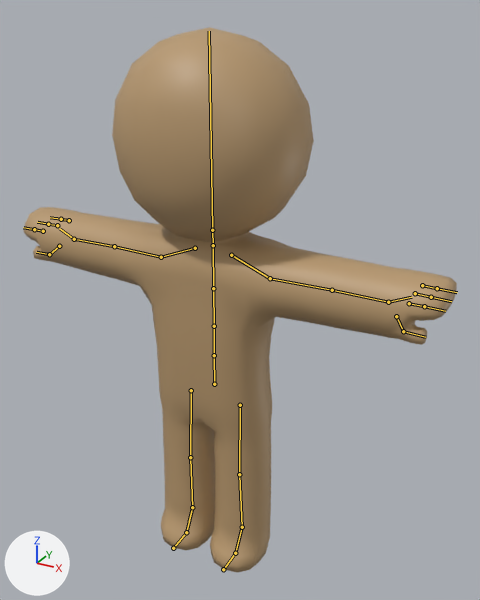
A saved change to the Blender file character/Character-Personalities.blend.
Rendered twice from a camera (50 mm lens) standing at (1.143, -1.878, 2.054) and looking at (0.077, 0.06, 1.086). The lights are fixed; the arrows at lower left show +X, +Y and +Z. The bones that bend it are drawn over the model as lines.

In view in the first picture: 'Character'.
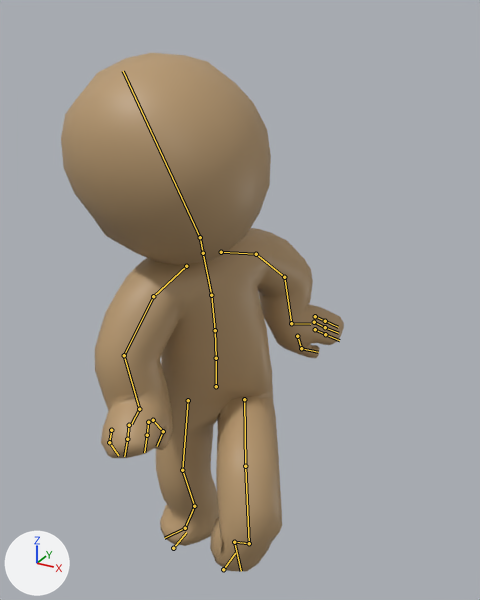
The newer file adds an action. The first version stands in its rest pose; the second is drawn at frame 1 of the action 'Personality_Sifu'.

Boxes (x1, y1, x2, y2) around the edits, measured in the pictures (480 x 600 px):
'Character', posed (35% narrower)
    before: (24, 27, 457, 573)
    after: (61, 53, 344, 572)
bone 'Spine_1', root to tip
    before: (214, 384) to (214, 355)
    after: (216, 386) to (216, 358)
bone 'Spine_2', root to tip
    before: (214, 355) to (214, 326)
    after: (216, 358) to (215, 330)
bone 'Spine_3', root to tip
    before: (214, 326) to (213, 288)
    after: (215, 330) to (211, 295)
bone 'Spine_4', root to tip
    before: (213, 288) to (213, 245)
    after: (211, 295) to (203, 253)
bone 'Hand_1_R', root to tip
    before: (74, 239) to (59, 228)
    after: (139, 409) to (131, 424)
bone 'Thumb_2_R', root to tip
    before: (49, 254) to (36, 252)
    after: (163, 431) to (157, 446)
bone 'Finger_1_2_R', root to tip
    before: (61, 219) to (50, 217)
    after: (109, 442) to (118, 455)
bone 'Hand_1_L', root to tip
    before: (388, 302) to (411, 297)
    after: (291, 323) to (310, 324)
bone 'Thumb_2_L', root to tip
    before: (403, 331) to (425, 337)
    after: (301, 348) to (318, 352)
bone 'Ankle_Controller_L', root to tip
    before: (235, 553) to (242, 527)
    after: (234, 542) to (249, 543)

The edits, one by one:
Bone 'Spine_1' (bone_spine_1) moves from (0.0, 0.0, 0.0) to (-0.002, -0.02, -0.015).
Bone 'Spine_1' (bone_spine_1) turns from (0, 0, 0) to (-1, 31, -1) degrees about its own x, y and z.
Bone 'Spine_2' (bone_spine_2) turns from (0, 0, 0) to (7, 4, 2) degrees about its own x, y and z.
Bone 'Spine_3' (bone_spine_3) turns from (0, 0, 0) to (-1, 32, 3) degrees about its own x, y and z.
Bone 'Spine_4' (bone_spine_4) turns from (0, 0, 0) to (-8, 0, 0) degrees about its own x, y and z.
Bone 'Hand_1_R' (bone_hand_1_r) turns from (0, 0, 0) to (-45, 32, 8) degrees about its own x, y and z.
Bone 'Thumb_2_R' (bone_thumb_2_r) turns from (0, 0, 0) to (-12, -2, 21) degrees about its own x, y and z.
Bone 'Finger_1_2_R' (bone_finger_1_2_r) turns from (0, 0, 0) to (0, 0, -66) degrees about its own x, y and z.
Bone 'Hand_1_L' (bone_hand_1_l) turns from (0, 0, 0) to (-52, -24, -13) degrees about its own x, y and z.
Bone 'Thumb_2_L' (bone_thumb_2_l) turns from (0, 0, 0) to (-4, 8, -15) degrees about its own x, y and z.
Bone 'Hand_IK_Target_R' (bone_hand_ik_target_r) moves from (0.0, 0.0, 0.0) to (0.051, -0.364, 0.457).
Bone 'Hand_IK_Target_L' (bone_hand_ik_target_l) moves from (0.0, 0.0, 0.0) to (0.008, -0.418, 0.45).
Bone 'Arm_2_Pole_Target_L' (bone_arm_2_pole_target_l) moves from (0.0, 0.0, 0.0) to (-0.055, -0.057, 0.053).
Bone 'Arm_2_Pole_Target_R' (bone_arm_2_pole_target_r) moves from (0.0, 0.0, 0.0) to (0.449, 0.309, -0.602).
Bone 'LookAt' (bone_lookat) moves from (0.0, 0.0, 0.0) to (-0.2, -0.488, 0.044).
Bone 'Heel_Controller_R' (bone_heel_controller_r) moves from (0.0, 0.0, 0.0) to (0.05, -0.002, 0.0).
Bone 'Heel_Controller_R' (bone_heel_controller_r) turns from (0, 0, 0) to (0, 0, 26) degrees about its own x, y and z.
Bone 'Heel_Controller_L' (bone_heel_controller_l) moves from (0.0, 0.0, 0.0) to (0.016, 0.275, -0.381).
Bone 'Heel_Controller_L' (bone_heel_controller_l) turns from (0, 0, 0) to (45, -10, -58) degrees about its own x, y and z.
Bone 'Ankle_Controller_L' (bone_ankle_controller_l) turns from (0, 0, 0) to (37, 0, 0) degrees about its own x, y and z.
Bone 'Leg_1_PoleTarget_L' (bone_leg_1_poletarget_l) moves from (0.0, 0.0, 0.0) to (-0.289, 0.144, 0.216).
